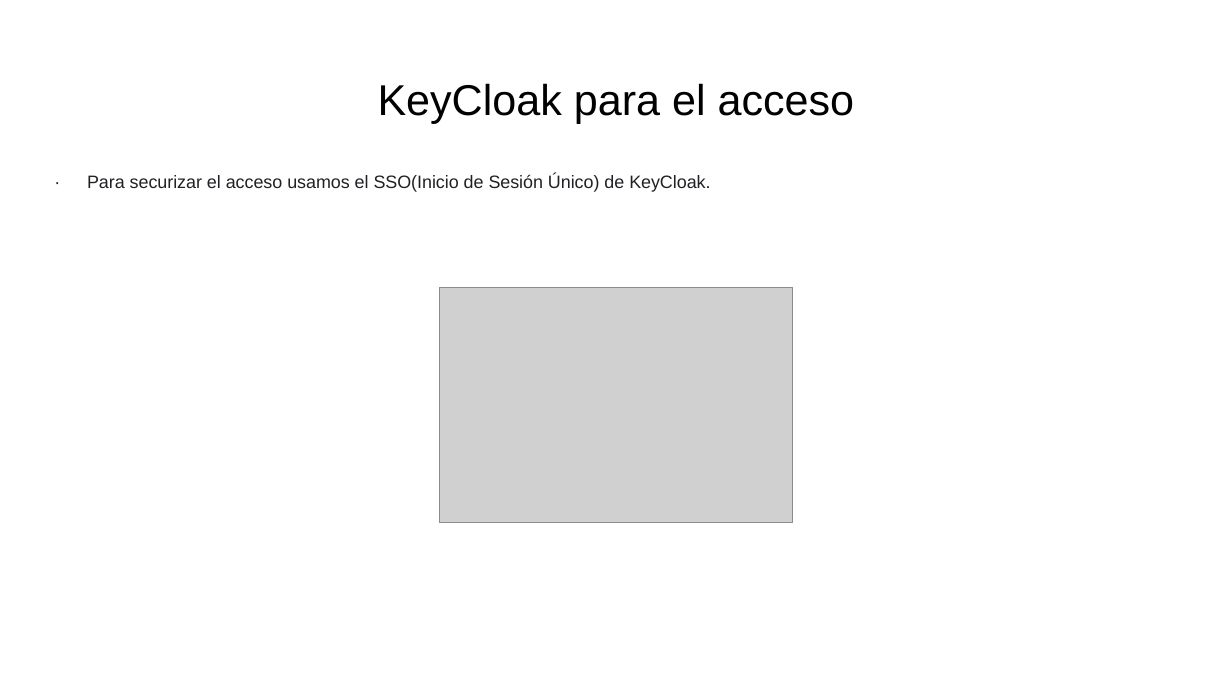
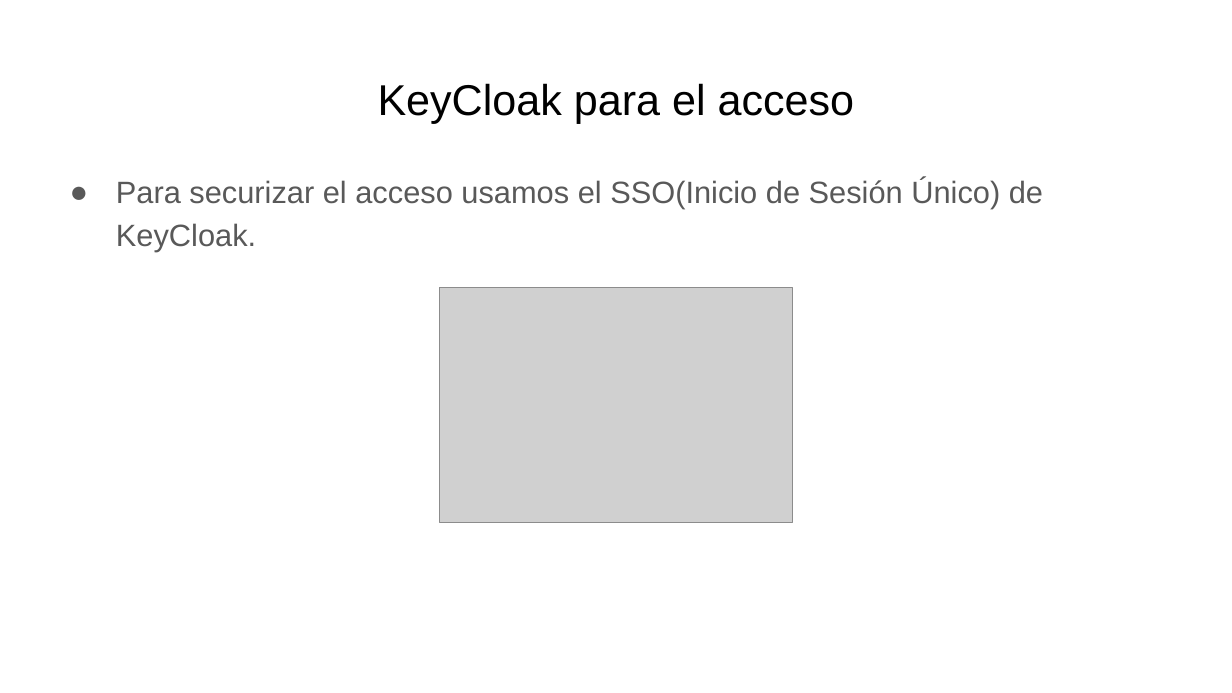
Before and after one commit to miguelmunval/presentacion, a slide deck: slide 10 of Tecnologías Usadas Dual.pptx (slide 9 before the commit). Drawn at 1232x693 pixels with LibreOffice and Linux fonts; fonts in the diff are those of the drawing; grey boxes stand for pictures. Boxes give left, top, right and bottom in pixels: in the first picture for what was removed or moved away, otherwise in the second. Text is boxed around its words. In the diff, an @@ line names an element or a change of style, - is before the commit and + after.

```diff
--- a/Tecnologías Usadas Dual.pptx
+++ b/Tecnologías Usadas Dual.pptx
@@ text at bbox=[116, 179, 1043, 252]: text changed; size 10.5 to 18 pt; text colour #202124 to #595959 @@
-· Para securizar el acceso usamos el SSO(Inicio de Sesión Único) de KeyCloak.
+● Para securizar el acceso usamos el SSO(Inicio de Sesión Único) de KeyCloak.
```
Also in this commit, not shown: 8 other slides changed, 2 slides added, 1 other file.
